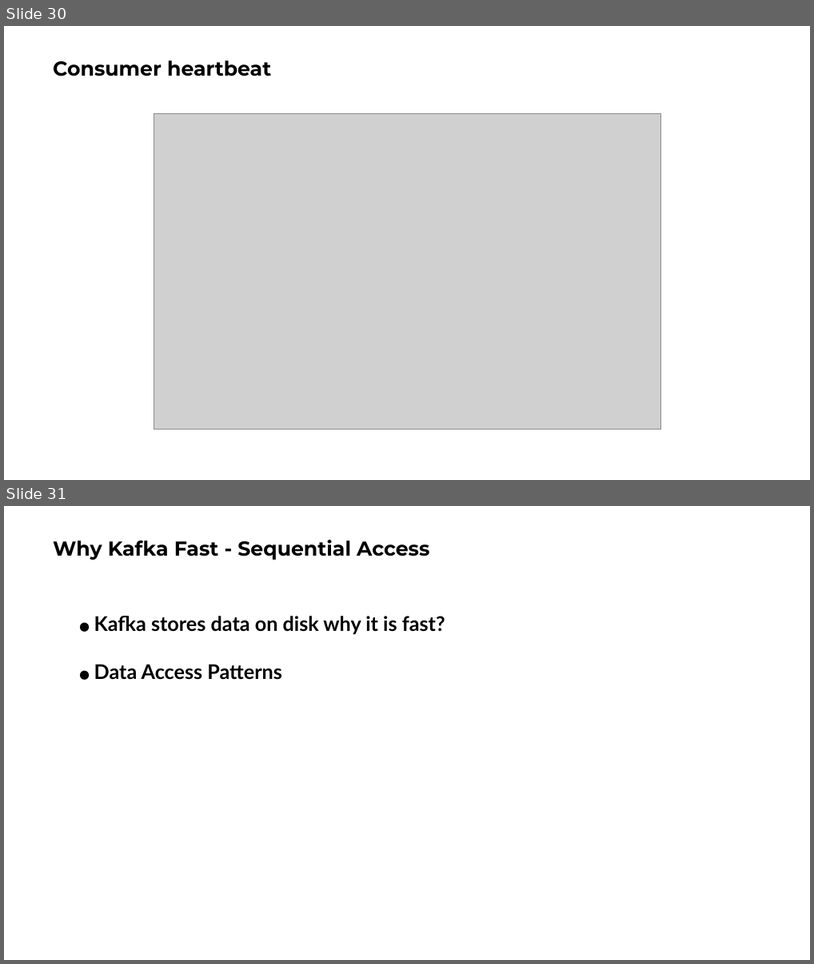
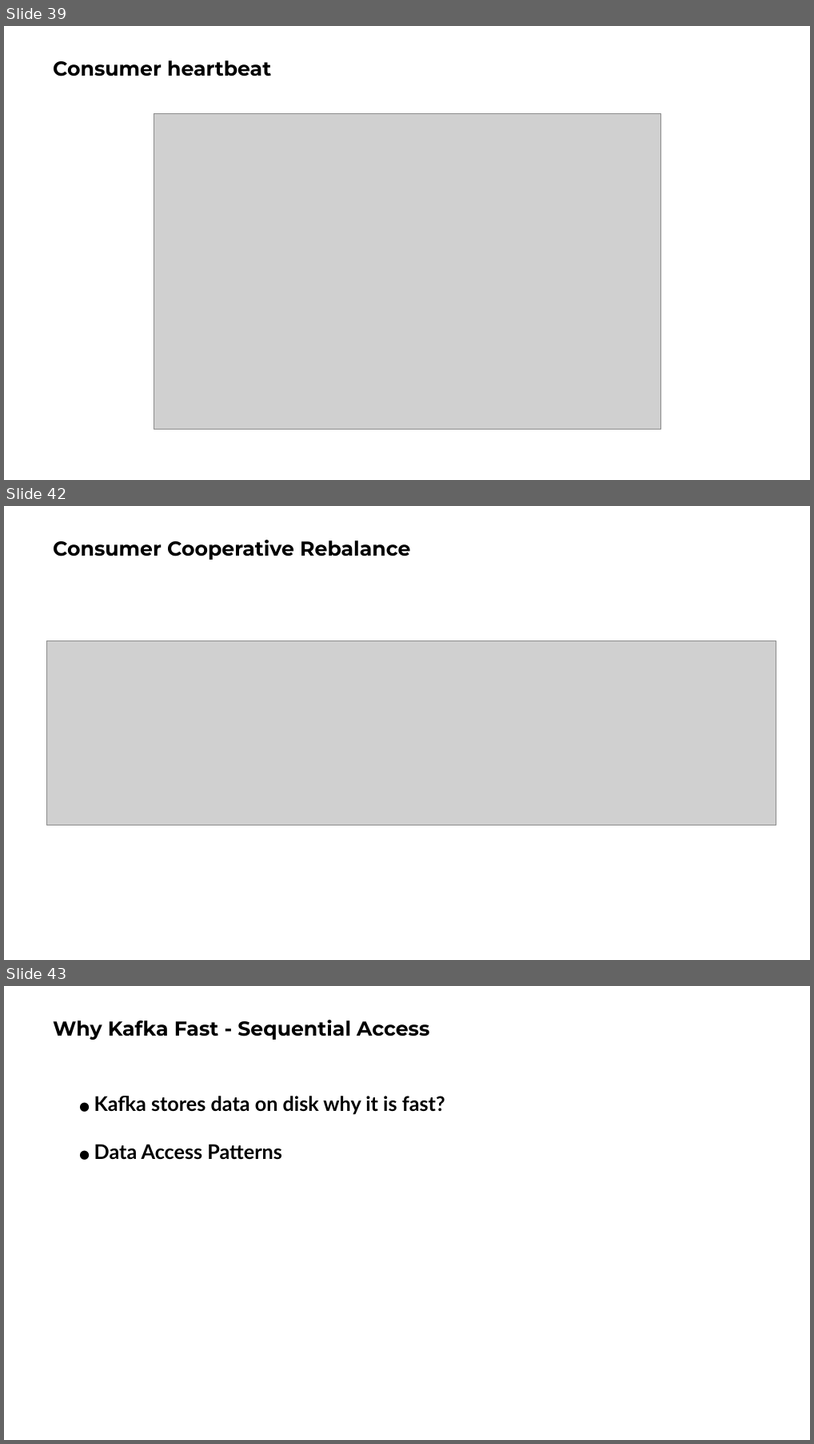
Before and after one commit to ngoctd314/tech-talk, a slide deck: kafka/slide.pptx. Shown one above the other, each under a label of ours: slides 30 and 31 before the commit, slides 39, 42 and 43 after it; the slides between them are not shown. The pictures are 814x964 and 814x1444 pixels, drawn with LibreOffice and Linux fonts; fonts in the diff are those of the drawing; grey boxes stand for pictures. Boxes give left, top, right and bottom in pixels: in the first picture for what was removed or moved away, otherwise in the second. Text is boxed around its words. In the diff, an @@ line names an element or a change of style, - is before the commit and + after.

```diff
--- a/kafka/slide.pptx
+++ b/kafka/slide.pptx
@@ slide 42 added at [4, 506, 810, 960], background #FFFFFF @@
@@ title added at [53, 540, 410, 560], 24 pt, text #000000, bold @@
+Consumer Cooperative Rebalance
@@ picture added at [47, 641, 777, 825] @@
@@ what was slide 30 is now slide 39 @@
@@ what was slide 31 is now slide 43 @@
```
Also in this commit, not shown: 4 slides changed, 13 other slides added, 2 slides removed, 4 other files.
